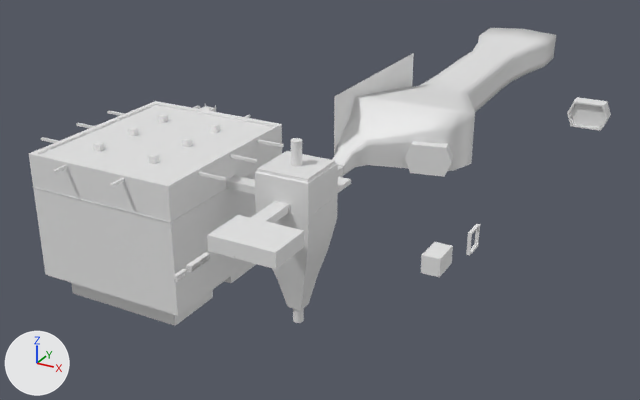
An edit to the Blender file Assets/Models/BunkerLevel.blend, drawn before and after from the same camera.
Rendered twice from a camera (50 mm lens) standing at (301.0, -512.0, 260.0) and looking at (-44.0, 115.0, -53.0). The axes (+X, +Y, +Z) are drawn at lower left. The lights are the same throughout.
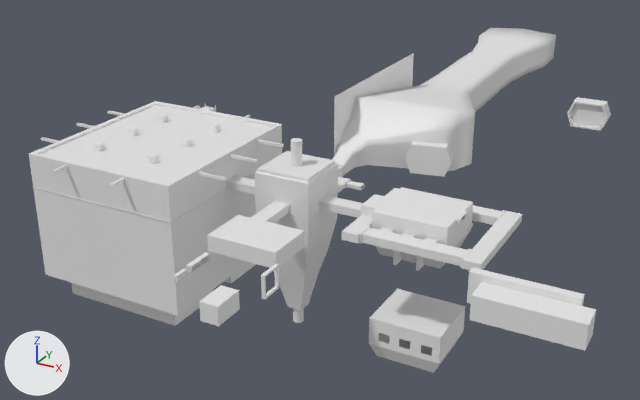
Where the newer file only moved an object's origin or applied its transform, the numbers keep the older frame.

The change, as a diff of the scene's bpy script:
```diff
--- a/Assets/Models/BunkerLevel.blend.py
+++ b/Assets/Models/BunkerLevel.blend.py
@@ me_cube_160 @@
+me_cube_160.from_pydata([(-1.0, -8.95, -5.56), (-1.0, -8.95, 5.56), (-1.0, 1.0, -5.56), (-1.0, -2.69, 5.56), (1.0, -8.95, -5.56), (1.0, -8.95, 5.56), (1.0, 1.0, -5.56), (1.0, -2.69, 5.56)], [], [(0, 1, 3, 2), (2, 3, 7, 6), (6, 7, 5, 4), (4, 5, 1, 0), (2, 6, 4, 0), (7, 3, 1, 5)])
@@ me_cube_109 @@
+me_cube_109.from_pydata([(32.7, -9.1, -16.2), (32.7, -9.1, -0.2), (-32.4, -9.1, -16.2), (-32.4, -9.1, -0.2), (32.4, 9.1, -16.2), (32.4, 9.1, -0.2), (-32.7, 9.1, -16.2), (-32.7, 9.1, -0.2)], [], [(0, 2, 3, 1), (2, 6, 7, 3), (6, 4, 5, 7), (4, 0, 1, 5), (2, 0, 4, 6), (7, 5, 1, 3)])
@@ me_cube_108 @@
+me_cube_108.from_pydata([(32.7, -3.0, -16.2), (32.7, -3.0, 4.3), (-32.4, -3.0, -16.2), (-32.4, -3.0, 4.3), (32.4, 3.0, -16.2), (32.4, 3.0, 4.3), (-32.7, 3.0, -16.2), (-32.7, 3.0, 4.3)], [], [(0, 2, 3, 1), (2, 6, 7, 3), (6, 4, 5, 7), (4, 0, 1, 5), (2, 0, 4, 6), (7, 5, 1, 3)])
@@ ob_cube_005 @@
 ob_cube_005 = bpy.data.objects.new('Cube.005', me_cube_018)
-ob_cube_005.location = (124.4, -33.6, 0.0)
+ob_cube_005.location = (36.8, -147.2, 0.0)
@@ ob_doorlink @@
 ob_doorlink = bpy.data.objects.new('DoorLink', me_cube_028)
-ob_doorlink.location = (134.8, 0.0, 0.0)
+ob_doorlink.location = (47.3, -113.6, 0.0)
@@ ob_cube_090 @@
+ob_cube_090 = bpy.data.objects.new('Cube.090', me_cube_160)
+ob_cube_090.location = (91.2, -19.2, -11.5)
@@ ob_cube_089 @@
+ob_cube_089 = bpy.data.objects.new('Cube.089', me_cube_159)  # 96 vertices, 80 faces; spans x -26.7..26.8, y -23.9..0.0, z -16.2..16.2; modifiers MIRROR
+ob_cube_089.location = (98.3, -0.1, -82.2)
@@ ob_doorlink_026 @@
+ob_doorlink_026 = bpy.data.objects.new('DoorLink.026', me_cube_067.copy())  # the mesh of ob_doorlink_002
+ob_doorlink_026.location = (142.1, 33.9, 2.8)
@@ ob_cube_086 @@
+ob_cube_086 = bpy.data.objects.new('Cube.086', me_cube_151)  # 44 vertices, 37 faces; spans x -15.9..54.1, y -9.7..5.9, z -4.0..2.1; in mat_material (white #e7e7e7), mat_material_001 (white #e7e7e7)
+ob_cube_086.location = (87.5, 34.0, 4.0)
@@ ob_cube_085 @@
+ob_cube_085 = bpy.data.objects.new('Cube.085', me_cube_148)  # 20 vertices, 16 faces; spans x -18.5..12.7, y -5.9..5.9, z -4.0..2.1; in mat_material (white #e7e7e7), mat_material_001 (white #e7e7e7)
+ob_cube_085.location = (64.4, 29.5, 4.0)
+ob_cube_085.rotation_euler = (0.0, 0.0, 1.571)  # degrees (0, 0, 90)
@@ ob_doorlink_020 @@
+ob_doorlink_020 = bpy.data.objects.new('DoorLink.020', me_cube_067.copy())  # the mesh of ob_doorlink_002
+ob_doorlink_020.location = (142.1, -33.6, 2.8)
@@ ob_cube_084 @@
+ob_cube_084 = bpy.data.objects.new('Cube.084', me_cube_138)  # 24 vertices, 20 faces; spans x -12.7..71.6, y -5.9..5.9, z -4.0..2.1; in mat_material (white #e7e7e7), mat_material_001 (white #e7e7e7)
+ob_cube_084.location = (148.7, -29.4, 4.0)
+ob_cube_084.rotation_euler = (0.0, 0.0, 1.571)  # degrees (0, 0, 90)
@@ ob_cube_083 @@
+ob_cube_083 = bpy.data.objects.new('Cube.083', me_cube_131)  # a box spanning x -18.5..36.5, y -2.1..7.5, z -1.0..1.0
+ob_cube_083.location = (89.4, 17.5, -1.3)
@@ ob_cube_081 @@
+ob_cube_081 = bpy.data.objects.new('Cube.081', me_cube_129)  # 44 vertices, 37 faces; spans x -15.9..54.1, y -5.9..9.7, z -4.0..2.1; in mat_material (white #e7e7e7), mat_material_001 (white #e7e7e7)
+ob_cube_081.location = (87.5, -33.5, 4.0)
@@ ob_doorlink_016 @@
+ob_doorlink_016 = bpy.data.objects.new('DoorLink.016', me_cube_128)  # 16 vertices, 16 faces; spans x -1.04..1.04, y -6.98..6.98, z -3.3..3.82
+ob_doorlink_016.location = (70.9, -33.6, 2.8)
@@ ob_doorlink_015 @@
+ob_doorlink_015 = bpy.data.objects.new('DoorLink.015', me_cube_013.copy())  # the mesh of ob_doorlink_003
+ob_doorlink_015.location = (64.4, -10.9, 2.8)
@@ ob_cube_080 @@
+ob_cube_080 = bpy.data.objects.new('Cube.080', me_cube_123)  # 20 vertices, 16 faces; spans x -12.7..18.5, y -5.9..5.9, z -4.0..2.1; in mat_material (white #e7e7e7), mat_material_001 (white #e7e7e7)
+ob_cube_080.location = (64.4, -29.4, 4.0)
+ob_cube_080.rotation_euler = (0.0, 0.0, 1.571)  # degrees (0, 0, 90)
@@ ob_cube_079 @@
+ob_cube_079 = bpy.data.objects.new('Cube.079', me_cube_160.copy())
+ob_cube_079.location = (107.5, -19.2, -11.5)
@@ ob_cube_074 @@
+ob_cube_074 = bpy.data.objects.new('Cube.074', me_cube_059.copy())  # the mesh of ob_cube_048
+ob_cube_074.location = (122.4, 0.0, 14.1)
+ob_cube_074.rotation_euler = (0.0, 0.0, -3.137)  # degrees (0, 0, -180)
@@ ob_cube_071 @@
+ob_cube_071 = bpy.data.objects.new('Cube.071', me_cube_109)
+ob_cube_071.location = (197.9, -81.1, 11.6)
@@ ob_cube_070 @@
+ob_cube_070 = bpy.data.objects.new('Cube.070', me_cube_108)
+ob_cube_070.location = (189.7, -69.4, 11.6)
@@ ob_cube_046 @@
+ob_cube_046 = bpy.data.objects.new('Cube.046', me_cube_074)  # 167 vertices, 156 faces; spans x -26.7..26.8, y -23.9..23.9, z -16.2..16.2
+ob_cube_046.location = (98.3, -0.1, -0.3)
@@ ob_cube_039 @@
+ob_cube_039 = bpy.data.objects.new('Cube.039', me_cube_063)  # 42 vertices, 33 faces; spans x -6.3..13.0, y -10.7..10.7, z -6.3..6.3
+ob_cube_039.location = (63.6, 0.0, 6.3)
@@ ob_cube_038 @@
+ob_cube_038 = bpy.data.objects.new('Cube.038', me_cube_014.copy())  # the mesh of ob_cube_002
+ob_cube_038.location = (38.3, 0.0, 4.0)
@@ ob_doorlink_012 @@
+ob_doorlink_012 = bpy.data.objects.new('DoorLink.012', me_cube_035)  # 16 vertices, 16 faces; spans x -1.92..11.22, y -3.25..3.25, z -1.39..1.61
+ob_doorlink_012.location = (21.0, 42.5, 1.2)
```

Where the change shows, as pixel boxes (x1, y1, x2, y2) in the pictures (640 x 400 px):
'Cube.089', added: after (369, 289, 465, 373)
'Cube.071', added: after (470, 282, 596, 351)
'Cube.046', added: after (372, 187, 473, 269)
'Cube.005', moved: before (421, 242, 453, 277); after (199, 285, 240, 326)
'Cube.081', added: after (361, 227, 467, 266)
'Cube.070', added: after (467, 267, 585, 306)
'Cube.084', added: after (462, 211, 522, 270)
'Cube.038', added: after (321, 196, 363, 218)
'DoorLink', moved: before (466, 224, 480, 256); after (261, 264, 279, 299)
'Cube.080', added: after (341, 215, 372, 244)
'Cube.086', added: after (472, 205, 501, 225)
'Cube.039', added: after (361, 194, 389, 215)
'Cube.074', added: after (448, 209, 468, 225)
'DoorLink.012', added: after (347, 181, 365, 190)
'Cube.090', added: after (393, 250, 402, 265)
'Cube.079', added: after (416, 256, 424, 271)
'DoorLink.016', added: after (358, 225, 370, 244)
'DoorLink.020', added: after (460, 249, 472, 268)
'Cube.085', added: after (385, 188, 399, 197)
'DoorLink.026', added: after (496, 210, 505, 221)
'Cube.083', added: after (467, 223, 473, 231)
'DoorLink.015', added: after (361, 213, 372, 217)
